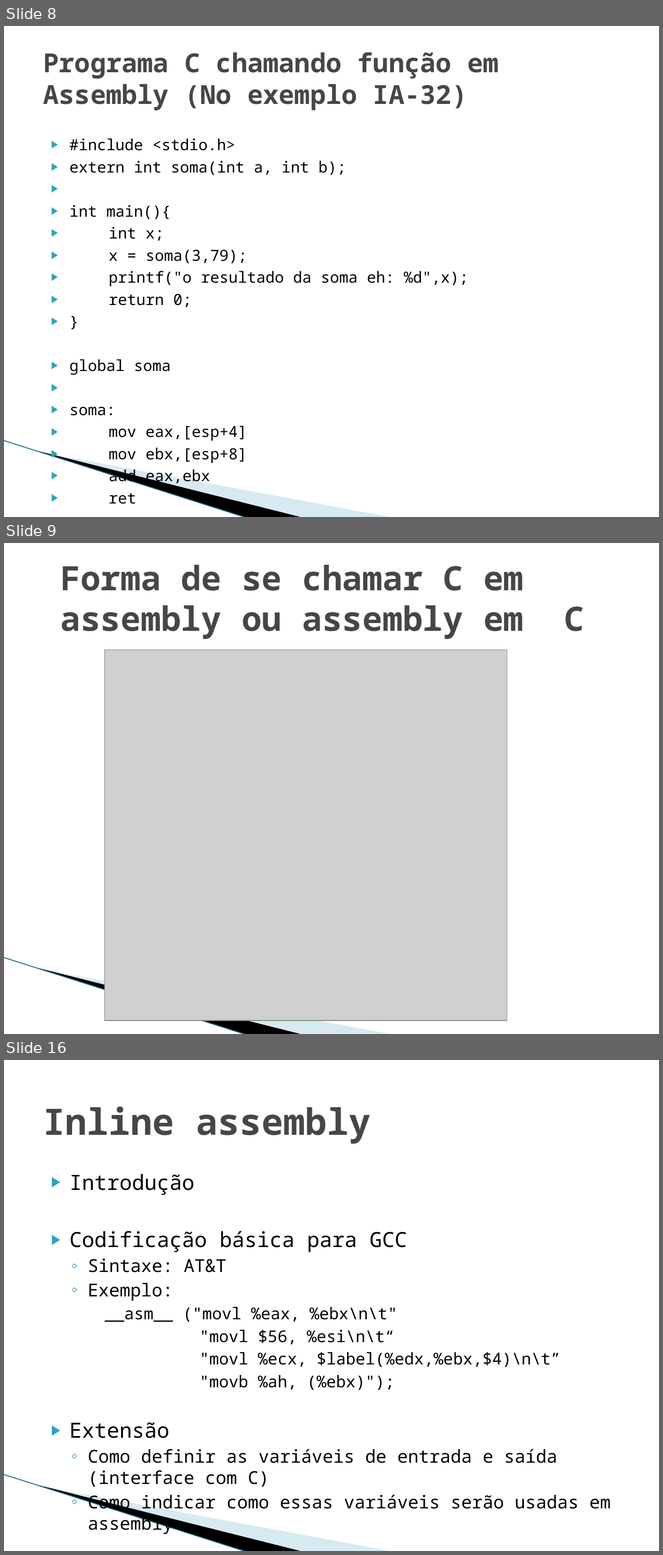
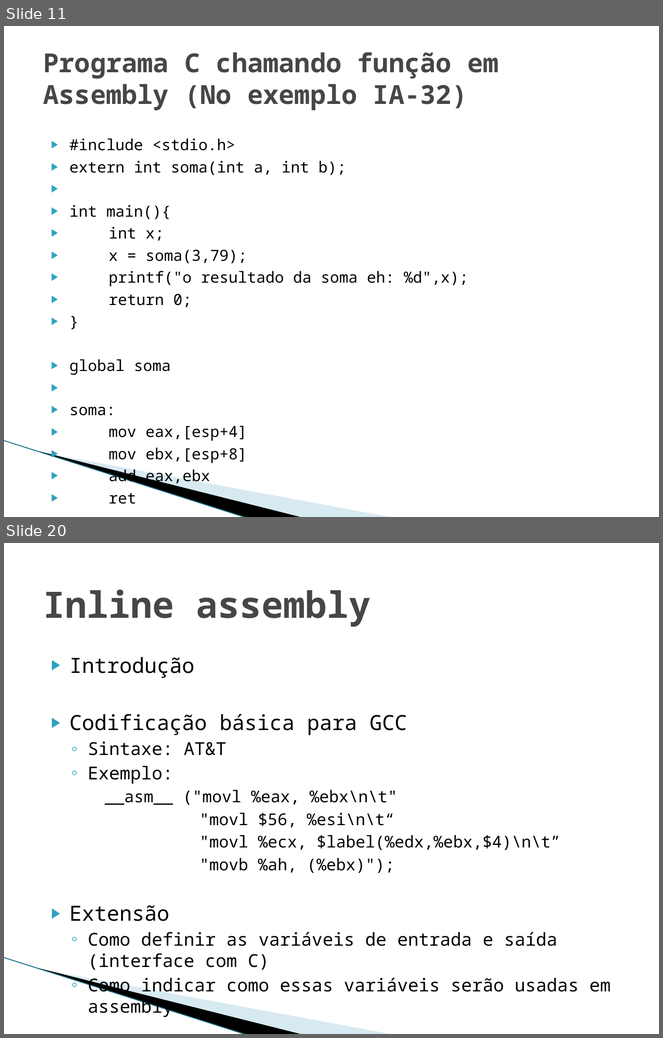
Before and after one commit to phdenis40/mips-assembler-unb, a slide deck: seminario/Interface entre C e Assemby 8085.pptx. Shown one above the other, each under a label of ours: slides 8, 9 and 16 before the commit, slides 11 and 20 after it; the slides between them are not shown. The pictures are 663x1555 and 663x1038 pixels, drawn with LibreOffice and Linux fonts; fonts in the diff are those of the drawing; grey boxes stand for pictures; background and template pictures are left out. Boxes give left, top, right and bottom in pixels: in the first picture for what was removed or moved away, otherwise in the second. Text is boxed around its words. In the diff, an @@ line names an element or a change of style, - is before the commit and + after.

```diff
--- a/seminario/Interface entre C e Assemby 8085.pptx
+++ b/seminario/Interface entre C e Assemby 8085.pptx
@@ slide 9 removed at (x1=4, y1=543, x2=659, y2=1034), background #FFFFFF; not listed: 3 template elements that a slide beside it also shows @@
@@ title removed at (x1=60, y1=565, x2=584, y2=639) @@
-Forma de se chamar C em assembly ou assembly em C
@@ picture removed at (x1=105, y1=650, x2=507, y2=1021) @@
@@ what was slide 8 is now slide 11 @@
@@ what was slide 16 is now slide 20 @@
```
Also in this commit, not shown: 8 slides changed, 10 slides added, 5 other slides removed.
